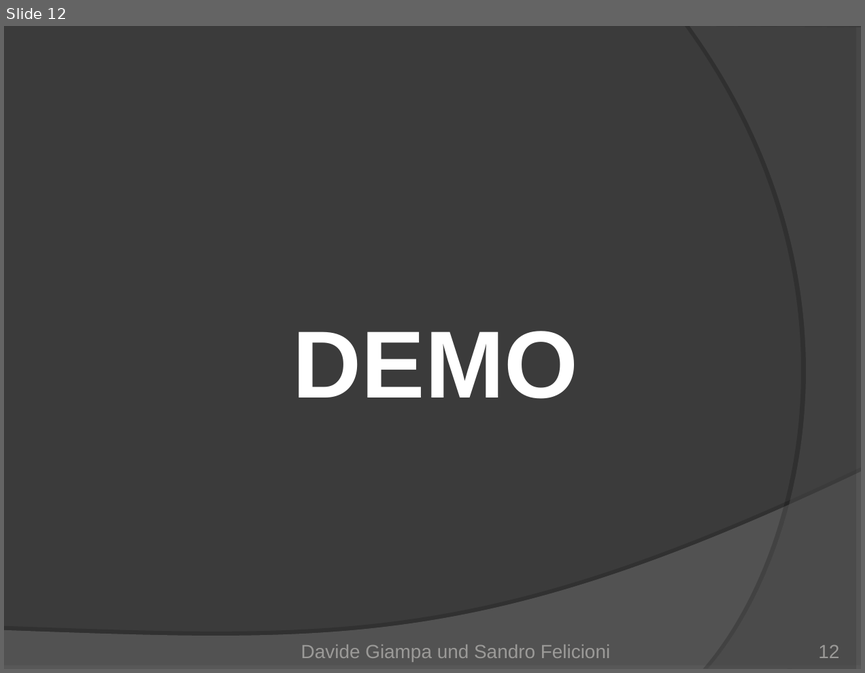
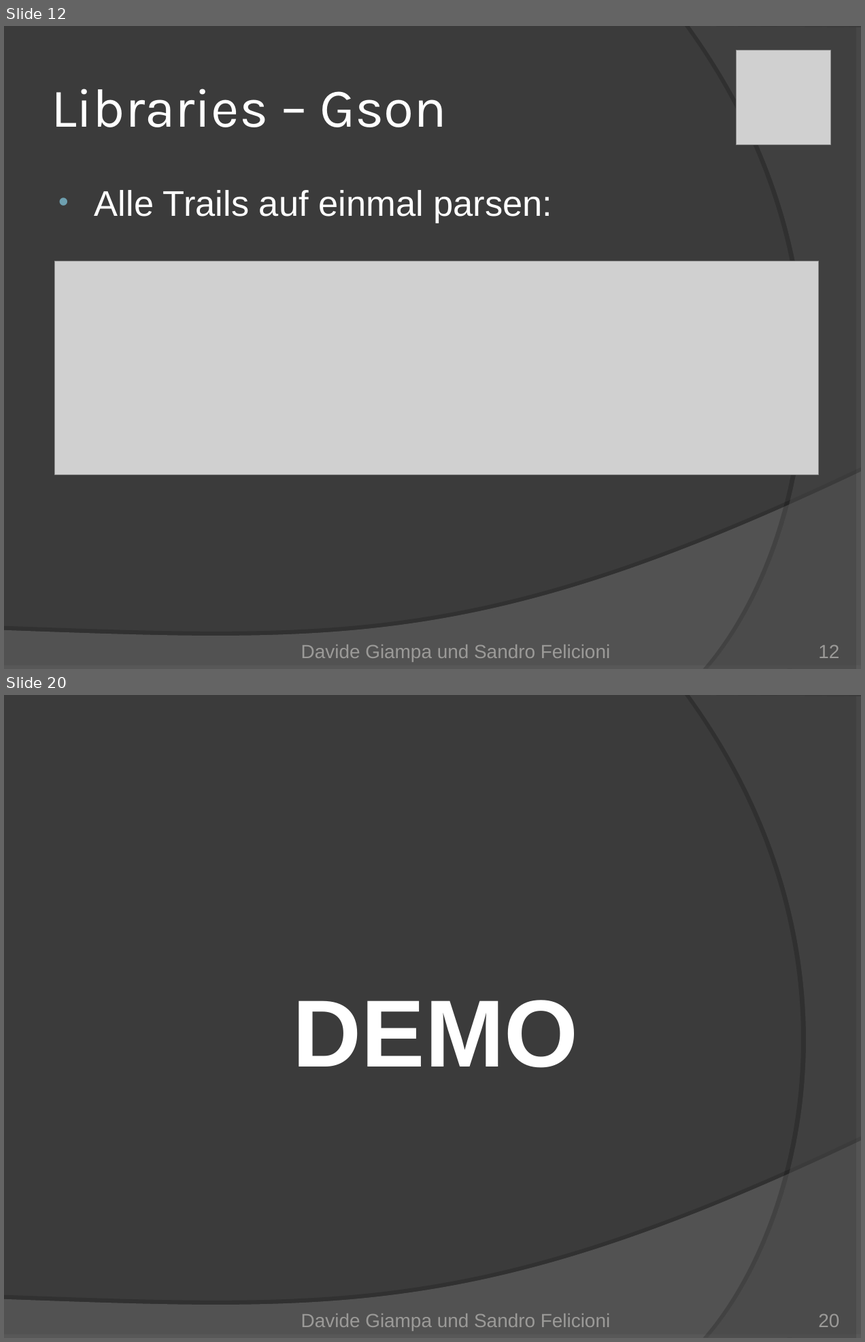
Before and after one commit to Mr-Slash/TrailDevils, a slide deck: doc/01_Project Management/TrailDevils-final.ppt. Shown one above the other, each under a label of ours: slide 12 before the commit, slides 12 and 20 after it; the slides between them are not shown. The pictures are 865x673 and 865x1342 pixels, drawn with LibreOffice and Linux fonts; fonts in the diff are those of the drawing; grey boxes stand for pictures. Boxes give left, top, right and bottom in pixels: in the first picture for what was removed or moved away, otherwise in the second. Text is boxed around its words. In the diff, an @@ line names an element or a change of style, - is before the commit and + after.

```diff
--- a/doc/01_Project Management/TrailDevils-final.ppt
+++ b/doc/01_Project Management/TrailDevils-final.ppt
@@ slide 12 added at (4,26,861,669), background #3B3B3B; not listed: 2 template elements that a slide beside it also shows @@
@@ picture added at (736,50,830,144) @@
@@ title added at (51,89,447,127), 46 pt, text #FFFFFF @@
+Libraries – Gson
@@ text added at (94,190,552,223), 30 pt, text #FFFFFF @@
+• Alle Trails auf einmal parsen:
@@ picture added at (54,261,818,474) @@
@@ text added at (301,644,610,661), 16 pt, text #9B9A98 @@
+Davide Giampa und Sandro Felicioni
@@ page number added at (818,644,839,658), 16 pt, text #9B9A98 @@
+12
@@ what was slide 12 is now slide 20 @@
@@ page number at (818,1314,839,1327): text changed @@
-12
+20
```
Also in this commit, not shown: 11 slides changed, 8 other slides added.
